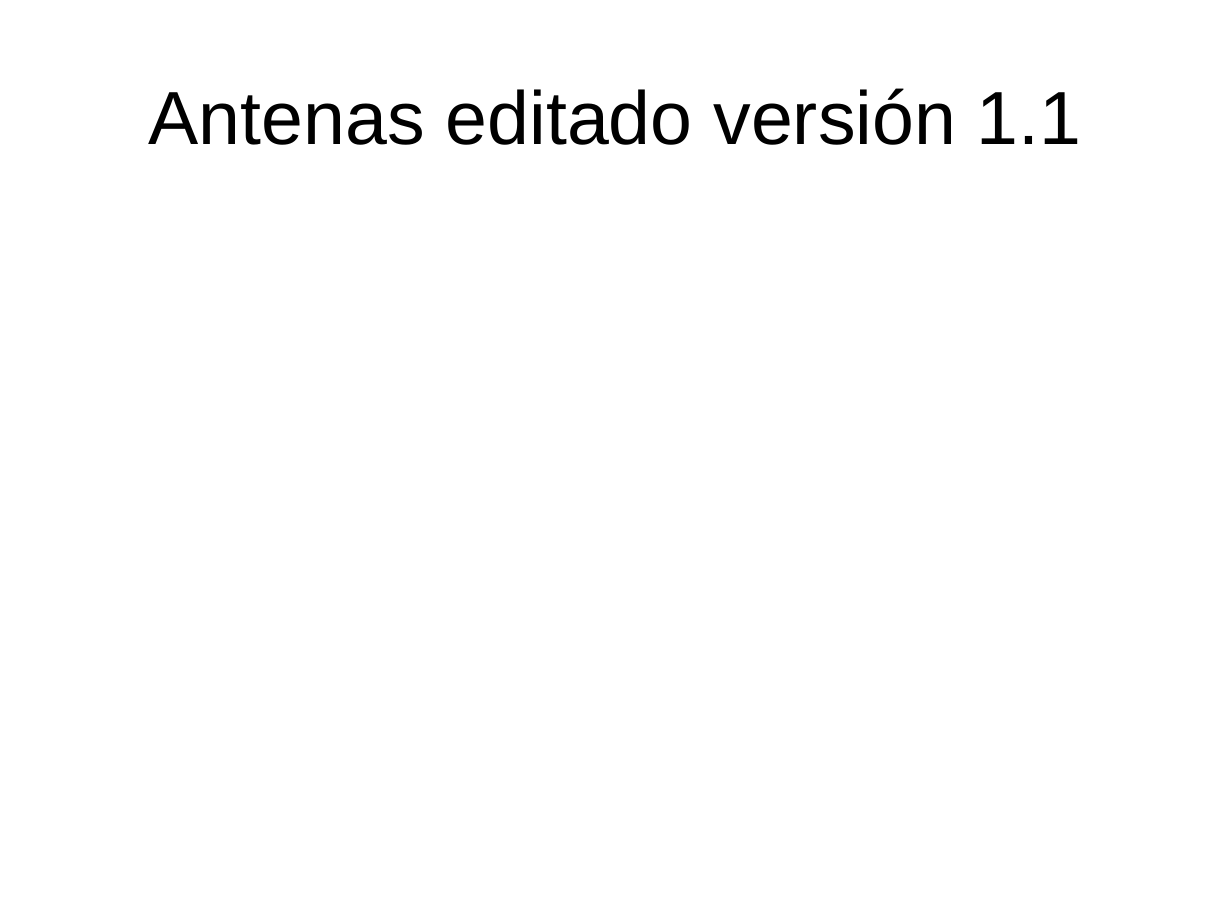
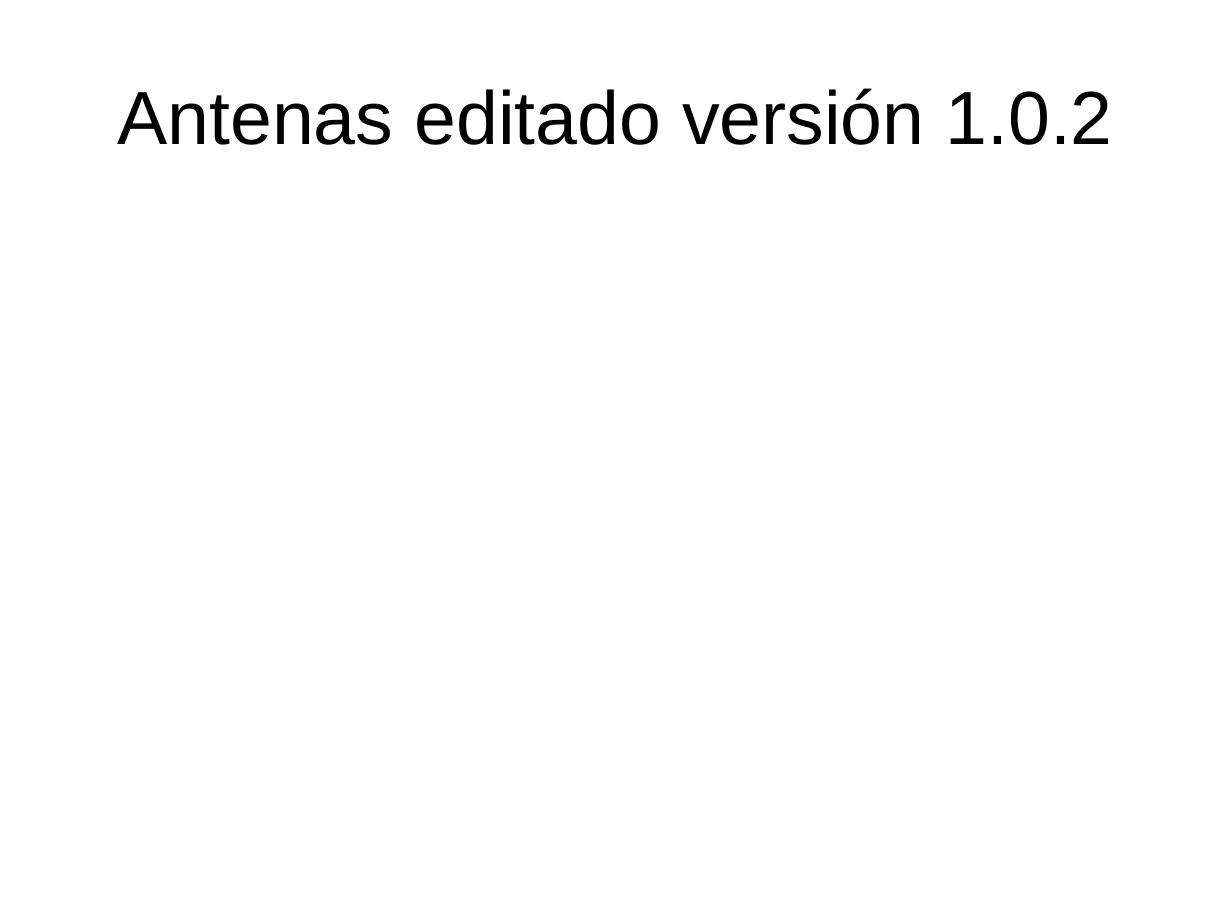
Before and after one commit to joelcruzlipe/Xpotron-UNSA, a slide deck: slide 1 of Antenas_INTA.ppt. Drawn at 1232x924 pixels with LibreOffice and Linux fonts; fonts in the diff are those of the drawing; background and template pictures are left out. Boxes give left, top, right and bottom in pixels: in the first picture for what was removed or moved away, otherwise in the second. Text is boxed around its words. In the diff, an @@ line names an element or a change of style, - is before the commit and + after.

```diff
--- a/Antenas_INTA.ppt
+++ b/Antenas_INTA.ppt
@@ title at (117,88,1112,145): text changed @@
-Antenas editado versión 1.1
+Antenas editado versión 1.0.2
```
Also in this commit, not shown: 3 other slides changed.
